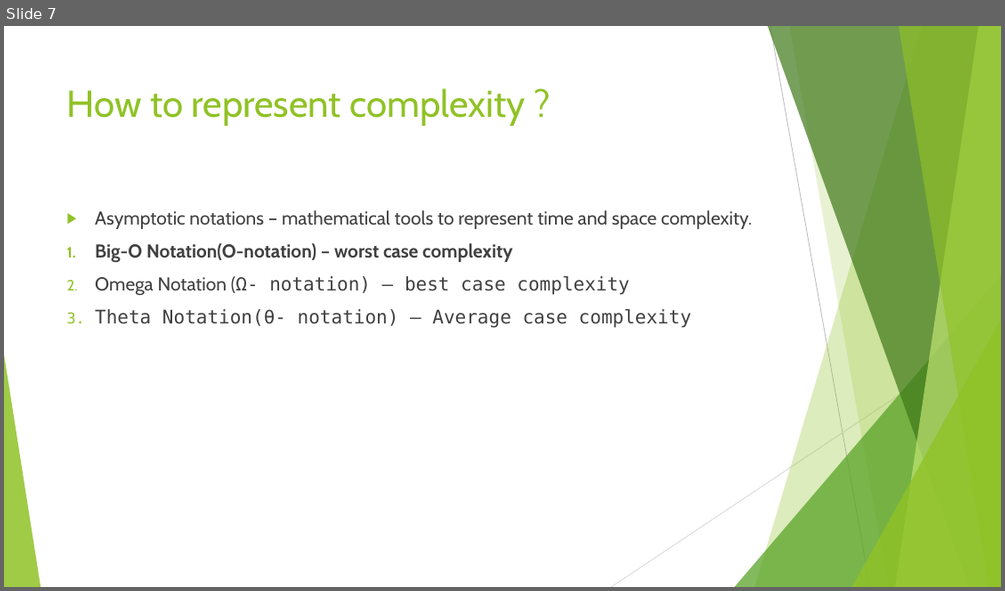
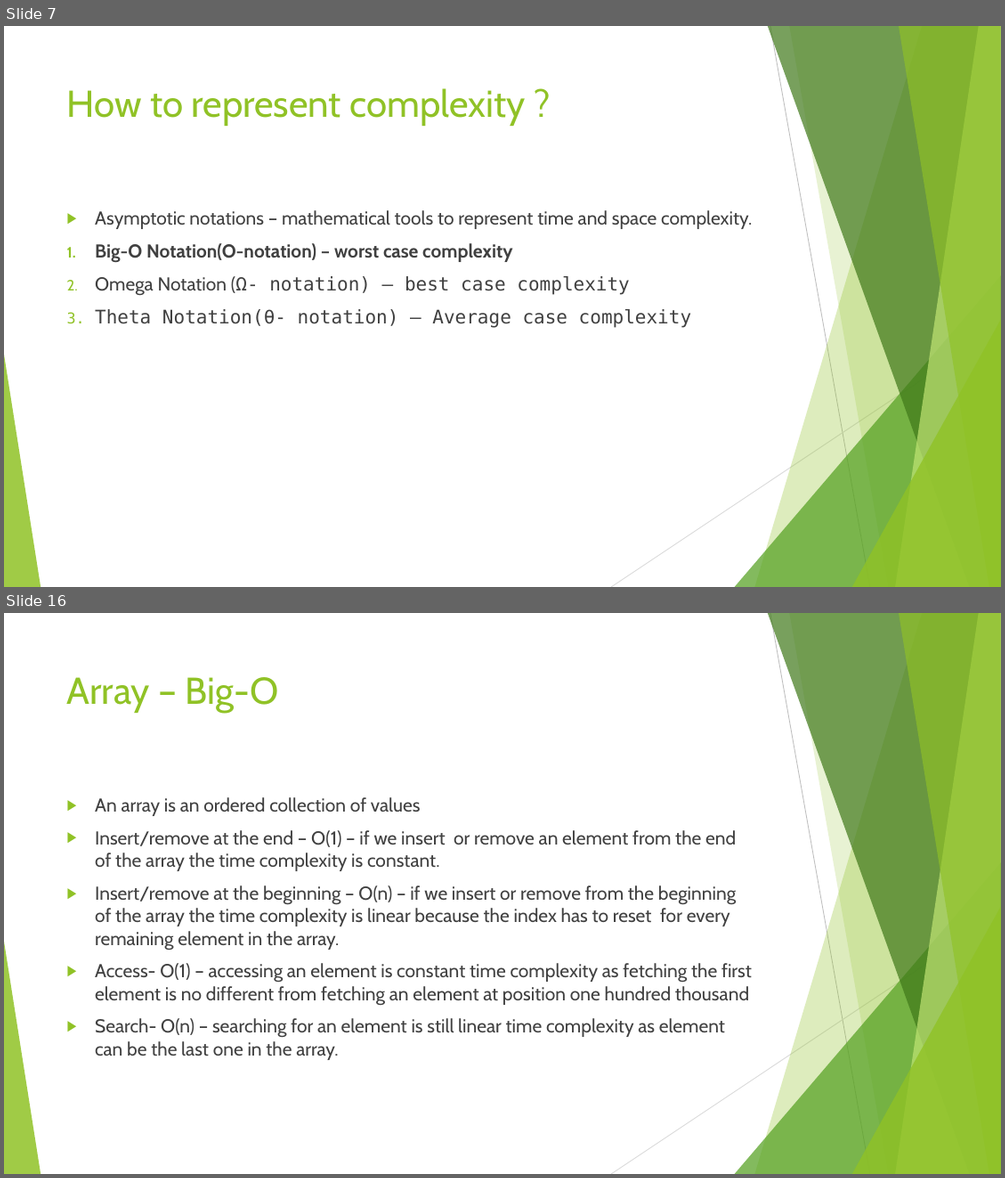
Before and after one commit to divyaparyani67/DSA, a slide deck: DSA- Learning.pptx. Shown one above the other, each under a label of ours: slide 7 before the commit, slides 7 and 16 after it; the slides between them are not shown. The pictures are 1005x591 and 1005x1178 pixels, drawn with LibreOffice and Linux fonts; fonts in the diff are those of the drawing. Boxes give left, top, right and bottom in pixels: in the first picture for what was removed or moved away, otherwise in the second. Text is boxed around its words. In the diff, an @@ line names an element or a change of style, - is before the commit and + after.

Commit message:
Big-O, Objects and arrays

```diff
--- a/DSA- Learning.pptx
+++ b/DSA- Learning.pptx
@@ slide 16 added at bbox=[4, 613, 1001, 1174], background #FFFFFF; not listed: 10 template elements that a slide beside it also shows @@
@@ title added at bbox=[67, 677, 279, 713], 36 pt, text #90C226 @@
+Array – Big-O
@@ text added at bbox=[95, 797, 752, 1060], 18 pt, text #404040 @@
+▶ An array is an ordered collection of values
+▶ Insert/remove at the end – O(1) – if we insert or remove an element from the end of the array the time complexity is constant.
+▶ Insert/remove at the beginning – O(n) – if we insert or remove from the beginning of the array the time complexity is linear because the index has to reset for every remaining element in the array.
+▶ Access- O(1) – accessing an element is constant time complexity as fetching the first element is no different from fetching an element at position one hundred thousand
+▶ Search- O(n) – searching for an element is still linear time complexity as element can be the last one in the array.
```
Also in this commit, not shown: 10 other slides added, 1 other file.
